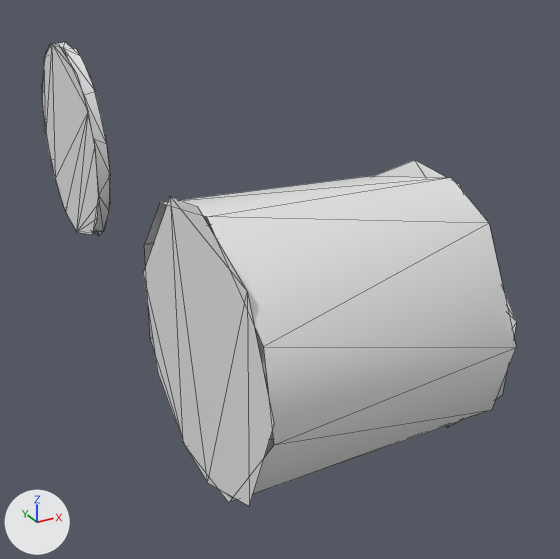
Renders of the OBJ model trunk/final/framework/models/wheelwells.obj from each side of a commit.
Before and after are seen from a 50 mm lens placed at (-228.0, -622.0, 359.0), pointed at (89.0, -45.0, 71.0). Lighting does not change. The marker at lower left points along +X, +Y and +Z. Mesh edges are drawn as thin lines. Where no turn or scale is listed for an object, it has been applied to the vertices. Vertices at the same position are counted once.

The scene before the commit, as lines of its bpy script (objects in view):
```python
me_wheelwells = bpy.data.meshes.new('wheelwells')
me_wheelwells.from_pydata(...)  # 85 vertices, 77 faces; spans x -75.0..90.0, y -336.0..420.0, z 19.0..250.0
ob_wheelwells = bpy.data.objects.new('wheelwells', me_wheelwells)
ob_wheelwells.location = (0.0, 0.0, 0.0)
```
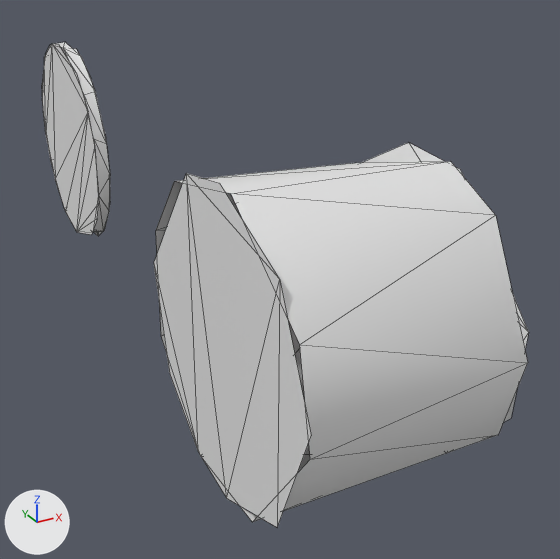
Boxes [x1, y1, x2, y2] around the edits, measured in the pictures (560 x 559 px; the box of a moved part takes in the faces that stretch with it):
'wheelwells', reshaped
    before: [42, 42, 517, 506]
    after: [42, 42, 529, 527]
part 1 of me_wheelwells, moved or reshaped
    before: [144, 176, 516, 502]
    after: [156, 162, 528, 522]
part 2 of me_wheelwells, moved or reshaped
    before: [375, 160, 517, 428]
    after: [361, 143, 529, 422]
part 3 of me_wheelwells, moved or reshaped
    before: [143, 197, 274, 506]
    after: [154, 173, 311, 527]

What the commit changed:
me_wheelwells has 85 vertices, 77 faces and spans x -75.0..90.0, y -336.0..420.0, z 19.0..250.0.
me_wheelwells is used by ob_wheelwells; location (0.0, 0.0, 0.0).
me_wheelwells part 1: the loose piece of 16 vertices spanning x -75.0..90.0, y -335.0..-150.0, z 46.0..225.0 is scaled about its middle by (0.87, 1.12, 1.12), then moved by (-2.0, -10.0, 4.0).
me_wheelwells part 2: the loose piece of 8 vertices spanning x 88.0..90.0, y -332.0..-148.0, z 51.0..226.0 is scaled about its middle by (0.87, 1.12, 1.12), then moved by (-13.0, -10.0, 4.0).
me_wheelwells part 3: the loose piece of 9 vertices spanning x -75.0..-73.0, y -336.0..-150.0, z 40.0..227.0 is scaled about its middle by (0.87, 1.12, 1.12), then moved by (8.0, -10.0, 4.0).
